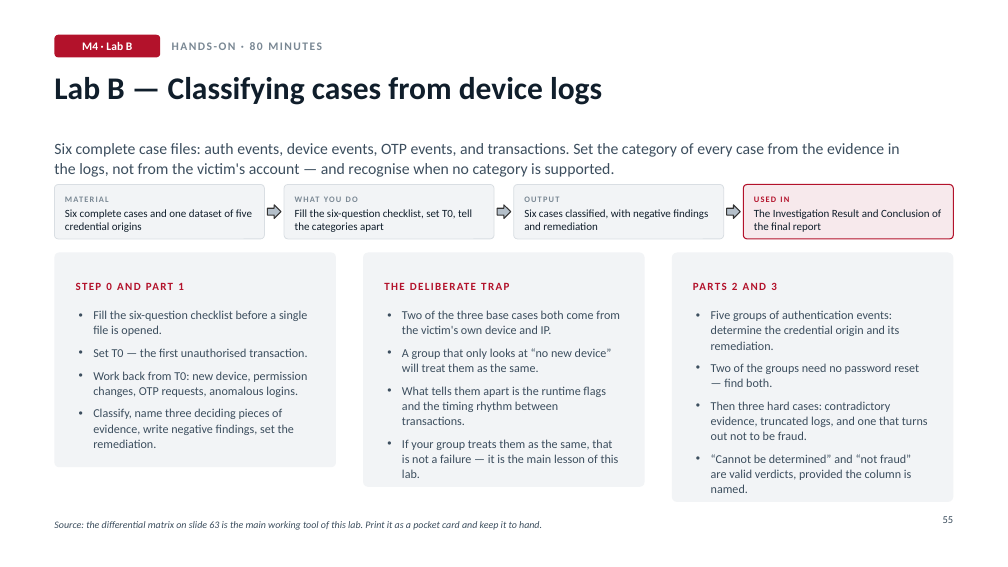
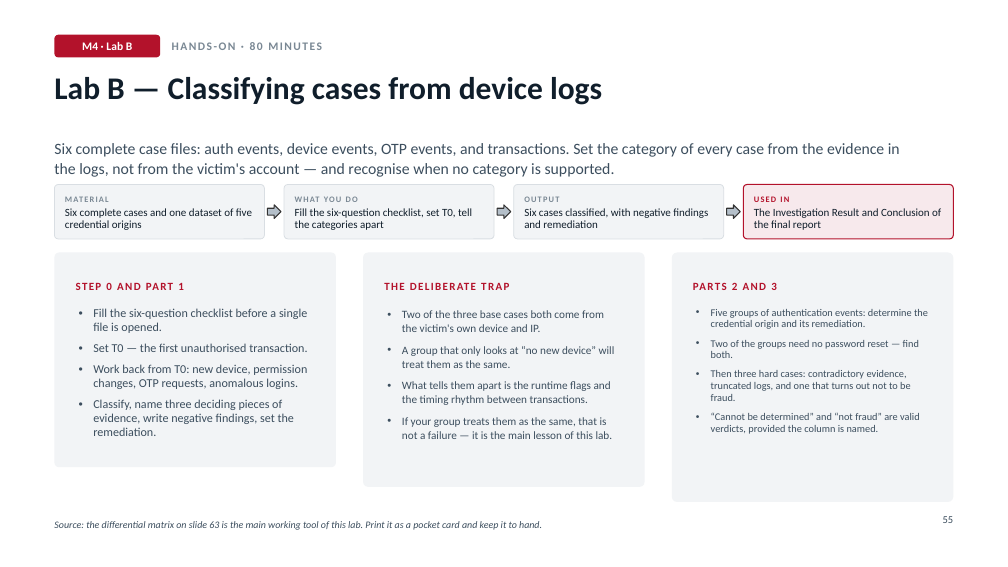
Before and after one commit to bosen/angkot, a slide deck: slide 68 of deck/Deck_Workshop_2Days_EN.pptx. Drawn at 1008x567 pixels with LibreOffice and Linux fonts; fonts in the diff are those of the drawing. Boxes give left, top, right and bottom in pixels: in the first picture for what was removed or moved away, otherwise in the second. Text is boxed around its words. In the diff, an @@ line names an element or a change of style, - is before the commit and + after.

```diff
--- a/deck/Deck_Workshop_2Days_EN.pptx
+++ b/deck/Deck_Workshop_2Days_EN.pptx
@@ line spacing 0.98 to 0.88 in 4 elements at box(65, 208, 252, 230), box(295, 208, 472, 230), box(524, 208, 708, 228), box(754, 208, 941, 230) @@
@@ text "Fill the six-question checklist before ..." at box(93, 308, 307, 436): line spacing 1.05 to 0.95 @@
@@ text "Two of the three base ..." at box(402, 310, 615, 439): size 11.5 to 10.6 pt @@
@@ text "Five groups of authentication events: ..." at box(711, 309, 928, 434): size 11.5 to 9.8 pt; line spacing 1.05 to 0.95 @@
```
Also in this commit, not shown: 17 other slides changed.
